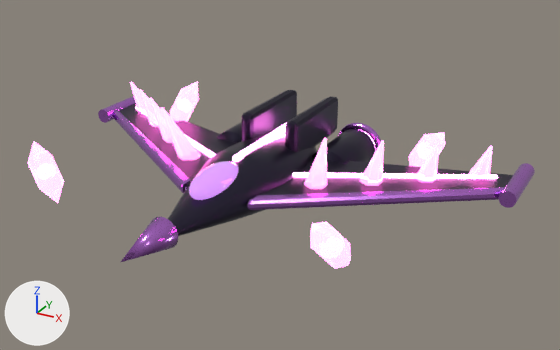
One commit to the glTF model sunder-ascension-ii/web/models/keeper_umbra.glb: the scene before it, then after it.
One viewpoint serves both versions: a 50 mm camera at (5.1, -8.23, 4.33) aimed at (0.53, 0.09, 0.17). Lighting does not change. The marker at lower left points along +X, +Y and +Z. The picture after the commit comes second. Where no turn or scale is listed for an object, it has been applied to the vertices. Vertices at exactly the same position are counted once.
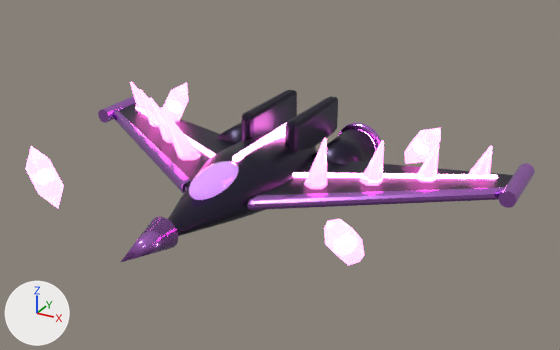
Where the newer file only moved an object's origin or applied its transform, the numbers keep the older frame.

What differs and where, as boxes [x1, y1, x2, y2] in the pictures (560 x 350 px):
'Sphere', reshaped (14% narrower): before [28, 81, 535, 269]; after [98, 82, 535, 262]
'part_drone2', added: after [25, 146, 64, 208]
'part_drone3', added: after [324, 219, 364, 265]
'part_drone0', added: after [405, 128, 441, 164]
'part_drone1', added: after [163, 83, 188, 122]
part 1 of me_sphere, deleted: before [28, 81, 445, 269]

The change, as a diff of the scene's bpy script:
```diff
--- a/sunder-ascension-ii/web/models/keeper_umbra.glb.py
+++ b/sunder-ascension-ii/web/models/keeper_umbra.glb.py
@@ me_sphere @@
 # used by ob_sphere; location = (0.0, 0.0, 0.0)
-me_sphere.from_pydata(...)  # 4027 vertices, 7918 faces; spans x -3.44..3.44, y -2.58..2.24, z -0.46..0.88
+me_sphere.from_pydata(...)  # 3730 vertices, 7356 faces; spans x -3.44..3.44, y -2.58..2.24, z -0.46..0.88
+# me_sphere part 1: 8 loose pieces with 296 vertices, spanning x -2.31..2.31, y -1.81..1.81, z -0.05..0.65, are deleted
+# other edits to the shape of me_sphere do not show in these pictures
 me_sphere.materials.append(mat_hull)
@@ me_sphere @@
 me_sphere.materials.append(mat_glass_crystal)
-me_sphere.materials.append(mat_core)  # pink #ff81d7, glowing pink #ff81d7
@@ me_icosphere_003 @@
+me_icosphere_003.from_pydata(...)  # 74 vertices, 140 faces; spans x -0.209..0.209, y -0.262..0.262, z -0.353..0.353
+# faces by material slot: [20, 120]
+me_icosphere_003.materials.append(mat_glass_crystal)  # pink #ed95e7, glowing pink #ff7cd3
+me_icosphere_003.materials.append(mat_core)  # pink #ff81d7, glowing pink #ff81d7
@@ me_icosphere_002 @@
+me_icosphere_002.from_pydata(...)  # 74 vertices, 140 faces; spans x -0.262..0.262, y -0.209..0.209, z -0.353..0.353
+# faces by material slot: [20, 120]
+me_icosphere_002.materials.append(mat_glass_crystal)  # pink #ed95e7, glowing pink #ff7cd3
+me_icosphere_002.materials.append(mat_core)  # pink #ff81d7, glowing pink #ff81d7
@@ me_icosphere_001 @@
+me_icosphere_001.from_pydata(...)  # 74 vertices, 140 faces; spans x -0.209..0.209, y -0.262..0.262, z -0.353..0.353
+# faces by material slot: [20, 120]
+me_icosphere_001.materials.append(mat_glass_crystal)  # pink #ed95e7, glowing pink #ff7cd3
+me_icosphere_001.materials.append(mat_core)  # pink #ff81d7, glowing pink #ff81d7
@@ me_sphere_002 @@
+me_sphere_002.from_pydata(...)  # 74 vertices, 140 faces; spans x -0.262..0.262, y -0.209..0.209, z -0.353..0.353
+# faces by material slot: [120, 20]
+me_sphere_002.materials.append(mat_core)  # pink #ff81d7, glowing pink #ff81d7
+me_sphere_002.materials.append(mat_glass_crystal)  # pink #ed95e7, glowing pink #ff7cd3
@@ ob_part_drone3 @@
+ob_part_drone3 = bpy.data.objects.new('part_drone3', me_icosphere_003)
+ob_part_drone3.location = (2.147, -1.418, 0.3)
@@ ob_part_drone2 @@
+ob_part_drone2 = bpy.data.objects.new('part_drone2', me_icosphere_002)
+ob_part_drone2.location = (-1.944, -1.686, 0.3)
@@ ob_part_drone1 @@
+ob_part_drone1 = bpy.data.objects.new('part_drone1', me_icosphere_001)
+ob_part_drone1.location = (-2.147, 1.418, 0.3)
@@ ob_part_drone0 @@
+ob_part_drone0 = bpy.data.objects.new('part_drone0', me_sphere_002)
+ob_part_drone0.location = (1.944, 1.686, 0.3)
```
